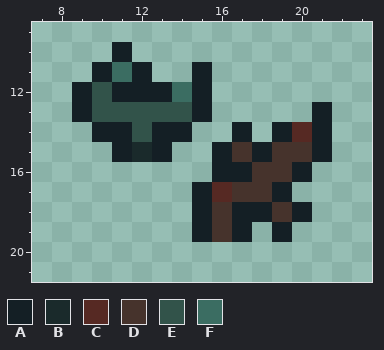
File history of a pixel-art sprite, assets/Elements/bld_debris.png. The picture above is the old version.
The file is 32x32 pixels. Shown: x 7..23, y 9..21.
Palette (. is transparent): A #141f25  B #1a2a2b  C #562923  D #46332c  E #32534a  F #3b6d62
Pixels before, first column x 9:
10 ..A..........
11 .AFA..A......
12 AEAAAFA......
13 AEEEEEA.....A
14 .AAEAA..A.ACA
15 ..ABA..ADADDA
16 .......AADDA.
17 ......ACDDA..
18 ......ADAADA.
19 ......ADA.A..
Once edited:
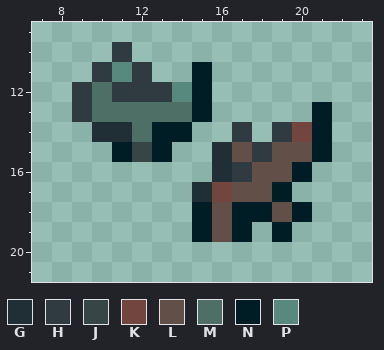
Colours new in this view: G #202f36  H #303b41  J #364647  K #72453f  L #624f48  M #4e6f66  N #001d25  P #57897e
Edits made:
Changed rows in their new state; - is an unchanged pixel.
first column x 9:
10 --H----------
11 -HPH--N------
12 HMHHHPN------
13 HMMMMMN-----N
14 -GGMNN--H-HKN
15 --NJN--GLHLLN
16 -------GHLLN-
17 ------GKLLN--
18 ------NLNNLN-
19 ------NLN-N--
